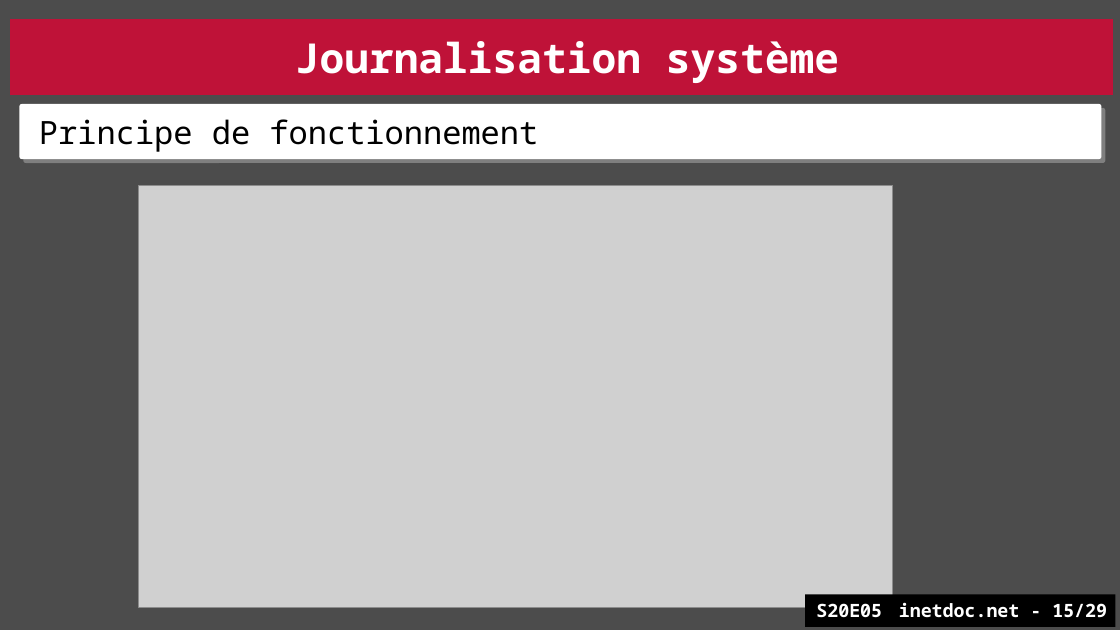
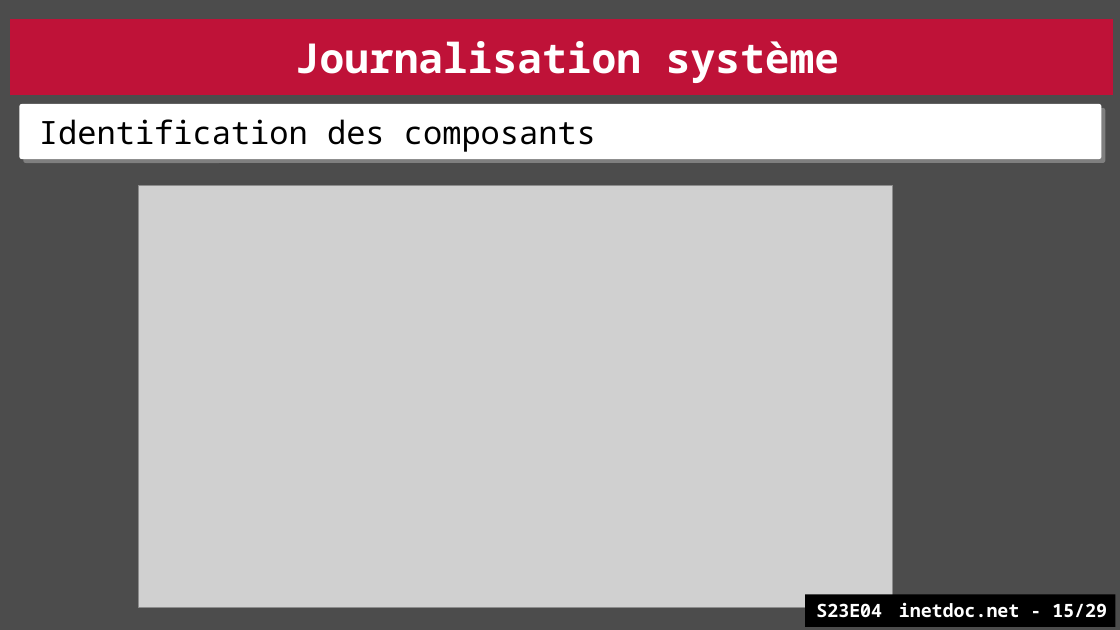
Before and after one commit to platu/inetdoc, a slide deck: slide 15 of presentations/sysadm-base-5/sysadm-base-5.odp. Drawn at 1120x630 pixels with LibreOffice and Linux fonts; fonts in the diff are those of the drawing; grey boxes stand for pictures. Boxes give left, top, right and bottom in pixels: in the first picture for what was removed or moved away, otherwise in the second. Text is boxed around its words. In the diff, an @@ line names an element or a change of style, - is before the commit and + after.

```diff
--- a/presentations/sysadm-base-5/sysadm-base-5.odp
+++ b/presentations/sysadm-base-5/sysadm-base-5.odp
@@ text in rounded rectangle at (43,119,596,152): text changed @@
-■ Principe de fonctionnement
+■ Identification des composants
@@ text in rectangle at (816,602,1107,618): text changed @@
-S20E05 inetdoc.net - 15/29
+S23E04 inetdoc.net - 15/29
```
Also in this commit, not shown: 12 other slides changed, 1 other file.
